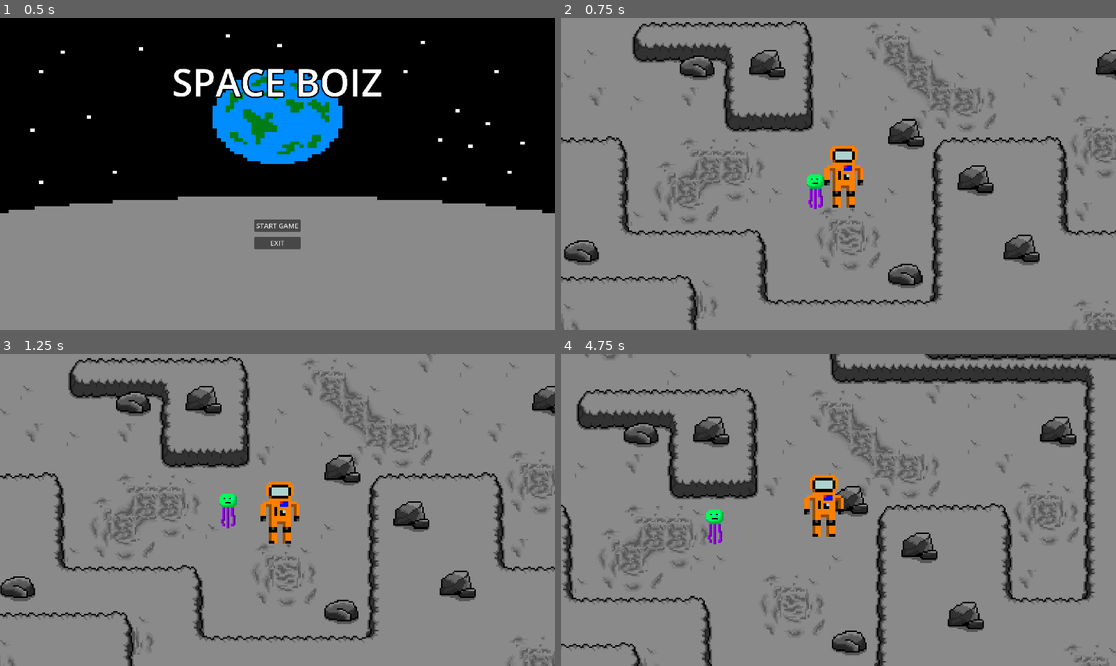
Above: before the commit, frames 1-4 (two rows, left to right).
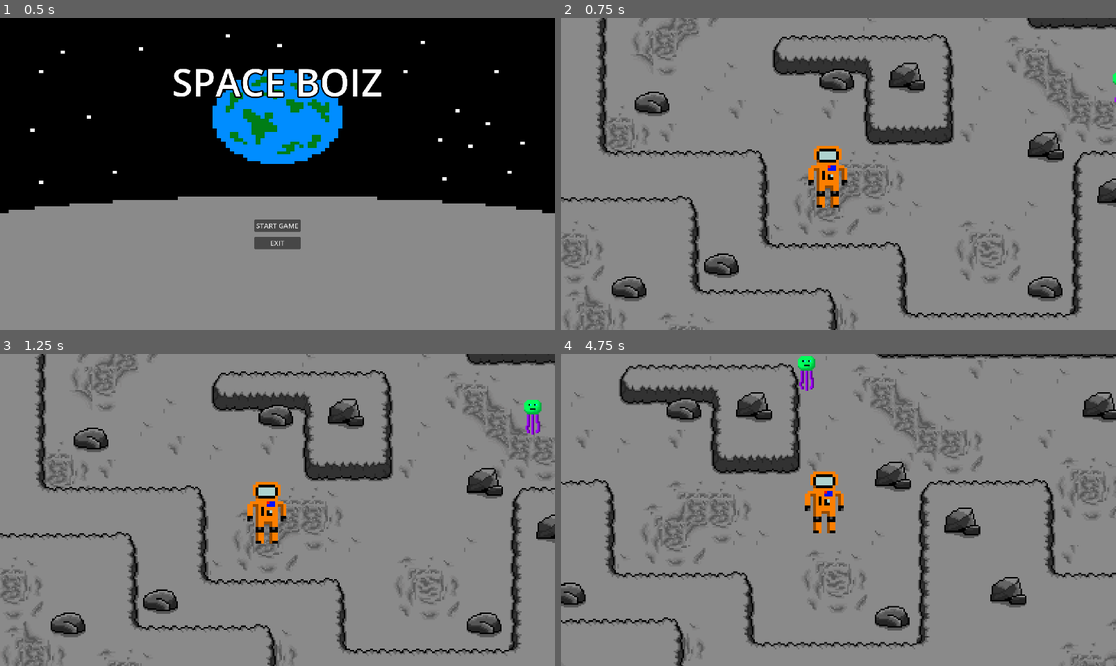
Above: after the commit, the same moments.

Repository: JoelAWinter/Joels-SpaceBoiz-GitHub-Repository
Game: Godot game, scene res://scenes/main menu/main_menu.tscn
Two runs of this game, one before a commit and one after it. Both use one fixed random seed, a clock stepped at 60 frames per second and the inputs below.
Inputs:
- Up to frame 1 (0.5 s): no input
- Up to frame 2 (0.75 s): click "START GAME" at 0.5 s
- Up to frame 3 (1.25 s): no input
- Up to frame 4 (4.75 s): hold Right (ui_right) 1.28-2.03 s; hold Down (ui_down) 2.03-2.78 s; hold Right (ui_right) 2.78-3.53 s; hold Up (ui_up) 3.53-4.28 s; hold Left (ui_left) from 4.28 s (still down)

Frame 1 is identical in both runs. In frame 2, 26% of the frame differs, in the area x 0-100%, y 0-100%; in frame 3, 26%; in frame 4, 27%.

Commit message:
enemy fixed
enemy does not get stuck with player

Diff:
--- a/7DIT-2D-Godot-SpaceBoiz/Joels-SpaceBoiz-Godot-Game/enemy_1.tscn
+++ b/7DIT-2D-Godot-SpaceBoiz/Joels-SpaceBoiz-Godot-Game/enemy_1.tscn
@@ -3,8 +3,8 @@
 [ext_resource type="Texture2D" uid="uid://be5w0ql3jsmp3" path="res://art/Enemy art.png" id="1_1s25s"]
 [ext_resource type="Script" path="res://Enemy1.gd" id="1_ntqlw"]
 
-[sub_resource type="CircleShape2D" id="CircleShape2D_8el2y"]
-radius = 5.0
+[sub_resource type="RectangleShape2D" id="RectangleShape2D_n13kr"]
+size = Vector2(10, 8)
 
 [sub_resource type="CircleShape2D" id="CircleShape2D_q5fek"]
 radius = 66.0303
@@ -13,8 +13,8 @@
 script = ExtResource("1_ntqlw")
 
 [node name="CollisionShape2D" type="CollisionShape2D" parent="."]
-position = Vector2(0, 8)
-shape = SubResource("CircleShape2D_8el2y")
+position = Vector2(0, 9)
+shape = SubResource("RectangleShape2D_n13kr")
 
 [node name="Sprite2D" type="Sprite2D" parent="."]
 position = Vector2(0, -1)
--- a/7DIT-2D-Godot-SpaceBoiz/Joels-SpaceBoiz-Godot-Game/scenes/world.tscn
+++ b/7DIT-2D-Godot-SpaceBoiz/Joels-SpaceBoiz-Godot-Game/scenes/world.tscn
@@ -123,19 +123,19 @@
 0:0/0 = 0
 0:0/0/physics_layer_0/linear_velocity = Vector2(0, 0)
 0:0/0/physics_layer_0/angular_velocity = 0.0
-0:0/0/physics_layer_0/polygon_0/points = PackedVector2Array(-8, -8, 8, -8, 8, 8, -8, 8)
+0:0/0/physics_layer_0/polygon_0/points = PackedVector2Array(1, -4.375, 8, -4.75, 8, 8, -6.125, 8, -5.375, 2.25)
 1:0/0 = 0
 1:0/0/physics_layer_0/linear_velocity = Vector2(0, 0)
 1:0/0/physics_layer_0/angular_velocity = 0.0
-1:0/0/physics_layer_0/polygon_0/points = PackedVector2Array(-8, -8, 8, -8, 8, 8, -8, 8)
+1:0/0/physics_layer_0/polygon_0/points = PackedVector2Array(-8, -5.25, 8, -5.375, 8, 8, -8, 8)
 2:0/0 = 0
 2:0/0/physics_layer_0/linear_velocity = Vector2(0, 0)
 2:0/0/physics_layer_0/angular_velocity = 0.0
-2:0/0/physics_layer_0/polygon_0/points = PackedVector2Array(-8, -8, 8, -8, 8, 8, -8, 8)
+2:0/0/physics_layer_0/polygon_0/points = PackedVector2Array(-8, -5.5, 1.875, -5.375, 4.75, 0.75, 6.5, 8, -8, 8)
 0:1/0 = 0
 0:1/0/physics_layer_0/linear_velocity = Vector2(0, 0)
 0:1/0/physics_layer_0/angular_velocity = 0.0
-0:1/0/physics_layer_0/polygon_0/points = PackedVector2Array(-8, -8, 8, -8, 8, 8, -8, 8)
+0:1/0/physics_layer_0/polygon_0/points = PackedVector2Array(-6.125, -8, 8, -8, 8, 8, -6.25, 8)
 1:1/0 = 0
 1:1/0/physics_layer_0/linear_velocity = Vector2(0, 0)
 1:1/0/physics_layer_0/angular_velocity = 0.0
@@ -143,19 +143,19 @@
 2:1/0 = 0
 2:1/0/physics_layer_0/linear_velocity = Vector2(0, 0)
 2:1/0/physics_layer_0/angular_velocity = 0.0
-2:1/0/physics_layer_0/polygon_0/points = PackedVector2Array(-8, -8, 8, -8, 8, 8, -8, 8)
+2:1/0/physics_layer_0/polygon_0/points = PackedVector2Array(-8, -8, 7, -8, 6.75, 8, -8, 8)
 0:2/0 = 0
 0:2/0/physics_layer_0/linear_velocity = Vector2(0, 0)
 0:2/0/physics_layer_0/angular_velocity = 0.0
-0:2/0/physics_layer_0/polygon_0/points = PackedVector2Array(-8, -8, 8, -8, 8, 8, -8, 8)
+0:2/0/physics_layer_0/polygon_0/points = PackedVector2Array(-5.75, -8, 8, -8, 8, 6.25, 0, 6.25, -3, 3.875, -5.75, 1.125)
 1:2/0 = 0
 1:2/0/physics_layer_0/linear_velocity = Vector2(0, 0)
 1:2/0/physics_layer_0/angular_velocity = 0.0
-1:2/0/physics_layer_0/polygon_0/points = PackedVector2Array(-8, -8, 8, -8, 8, 8, -8, 8)
+1:2/0/physics_layer_0/polygon_0/points = PackedVector2Array(-8, -8, 8, -8, 8, 6.25, -8, 5.875)
 2:2/0 = 0
 2:2/0/physics_layer_0/linear_velocity = Vector2(0, 0)
 2:2/0/physics_layer_0/angular_velocity = 0.0
-2:2/0/physics_layer_0/polygon_0/points = PackedVector2Array(-8, -8, 8, -8, 8, 8, -8, 8)
+2:2/0/physics_layer_0/polygon_0/points = PackedVector2Array(-8, -8, 6.875, -8, 6.625, 3.25, 1.625, 6.125, -8, 6)
 0:3/0 = 0
 0:3/0/physics_layer_0/linear_velocity = Vector2(0, 0)
 0:3/0/physics_layer_0/angular_velocity = 0.0
@@ -329,10 +329,10 @@
 layer_2/tile_data = PackedInt32Array(655382, 131074, 3, 720918, 131074, 4, 655383, 196610, 3, 720919, 196610, 4, 851992 …(1421 unchanged characters)…
 
 [node name="Enemy1" parent="." instance=ExtResource("9_wmf08")]
-position = Vector2(279, 203)
+position = Vector2(395, 121)
 
 [node name="player" parent="." instance=ExtResource("3_ec2tc")]
-position = Vector2(279, 203)
+position = Vector2(177, 194)
 
 [node name="FollowCam" type="Camera2D" parent="player"]
 position = Vector2(6, -15)
